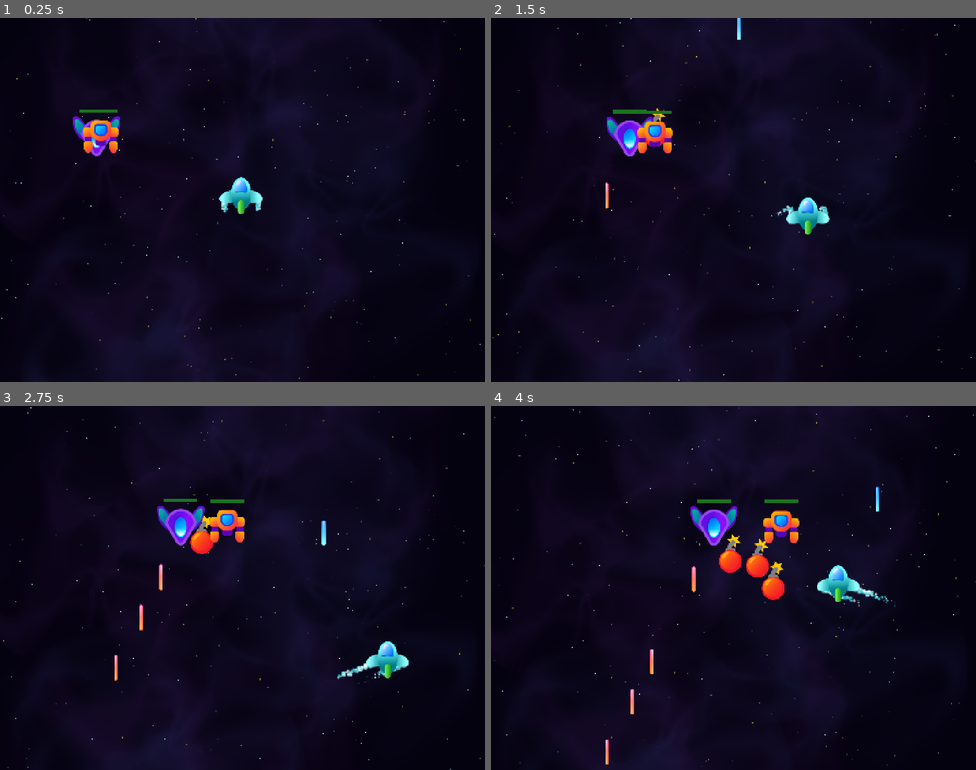
Above: before the commit, frames 1-4 (two rows, left to right).
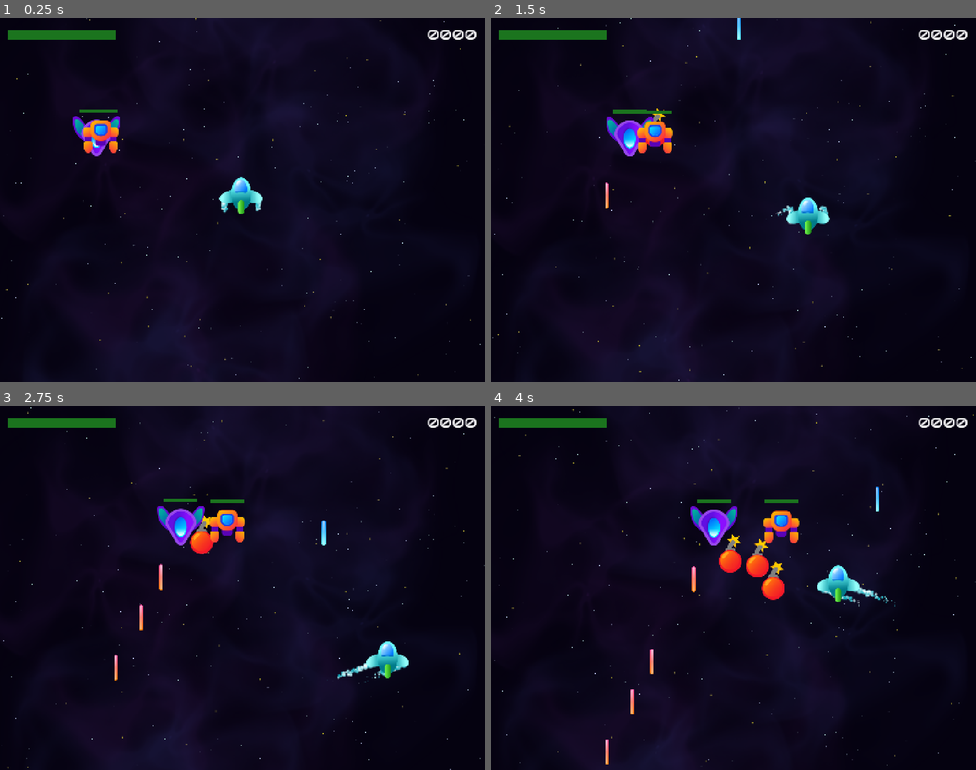
Above: after the commit, the same moments.

Repository: DaveM7788/space-ace-46
Game: Godot game, scene res://Scenes/Level/level.tscn
Two runs of this game, one before a commit and one after it. Both use one fixed random seed, a clock stepped at 60 frames per second and the inputs below. Sound files missing from this copy of the repository are replaced by a short silence.
Inputs:
- Up to frame 1 (0.25 s): no input
- Up to frame 2 (1.5 s): hold D (right) 0.53-1.28 s; tap Space (shoot) at 0.6 s; hold S (down) from 1.28 s (still down); tap T (test) at 1.35 s
- Up to frame 3 (2.75 s): release S (down) at 2.03 s; hold D (right) from 2.03 s (still down); tap Space (shoot) at 2.1 s
- Up to frame 4 (4 s): release D (right) at 2.78 s; hold W (up) 2.78-3.53 s; tap T (test) at 2.85 s; hold A (left) from 3.53 s (still down); tap Space (shoot) at 3.6 s

The runs differ from the first frame. In frame 1, 0.8% of the frame differs, in the area x 1-99%, y 3-6%; in frame 2, 0.8%; in frame 3, 0.8%; in frame 4, 0.8%.

Commit message:
Game UI
Health bar. Also player can take damage

Diff:
--- a/Globals/SignalHub.gd
+++ b/Globals/SignalHub.gd
@@ -2,6 +2,11 @@
 
 
 signal spawn_pool_object(position: Vector2, scene: PackedScene)
+signal player_take_damage(damage: int)
 
 func emit_spawn_pool_object(position: Vector2, scene: PackedScene) -> void:
 	spawn_pool_object.emit(position, scene)
+
+
+func emit_player_take_damage(damage: int) -> void:
+	player_take_damage.emit(damage)
--- /dev/null
+++ b/Scenes/GameUI/game_ui.gd
@@ -0,0 +1,17 @@
+class_name GameUI extends Control
+
+@onready var health_bar: HealthBar = $MarginContainer/HealthBar
+@onready var music: AudioStreamPlayer = $Music
+
+# Called when the node enters the scene tree for the first time.
+func _ready() -> void:
+	SignalHub.player_take_damage.connect(on_player_take_damage)
+
+
+func on_player_take_damage(damage: int) -> void:
+	health_bar.take_damage(damage)
+
+
+func _on_health_bar_died() -> void:
+	music.stop()
+	get_tree().paused = true
--- /dev/null
+++ b/Scenes/GameUI/game_ui.tscn
@@ -0,0 +1,49 @@
+[gd_scene format=3 uid="uid://b7qp5xd8thwo3"]
+
+[ext_resource type="Script" uid="uid://o30uqnnpqr8v" path="res://Scenes/GameUI/game_ui.gd" id="1_0u7gi"]
+[ext_resource type="PackedScene" uid="uid://eb7wsp80v2a8" path="res://Components/HealthBar/health_bar.tscn" id="1_mjubw"]
+[ext_resource type="FontFile" uid="uid://eg68dy4kf67y" path="res://Assets/Fonts/Audiowide-Regular.ttf" id="2_smc31"]
+[ext_resource type="AudioStream" uid="uid://cpi5wye5hikvn" path="res://Assets/Sounds/830558__universfield__dark-80s-sci-fi-atmosphere.mp3" id="3_smc31"]
+
+[sub_resource type="LabelSettings" id="LabelSettings_0u7gi"]
+font = ExtResource("2_smc31")
+font_size = 40
+
+[node name="GameUI" type="Control" unique_id=1429208091]
+process_mode = 3
+layout_mode = 3
+anchors_preset = 15
+anchor_right = 1.0
+anchor_bottom = 1.0
+grow_horizontal = 2
+grow_vertical = 2
+script = ExtResource("1_0u7gi")
+
+[node name="MarginContainer" type="MarginContainer" parent="." unique_id=41990915]
+layout_mode = 1
+anchors_preset = 10
+anchor_right = 1.0
+grow_horizontal = 2
+theme_override_constants/margin_left = 24
+theme_override_constants/margin_top = 24
+theme_override_constants/margin_right = 24
+
+[node name="HealthBar" parent="MarginContainer" unique_id=1403744379 instance=ExtResource("1_mjubw")]
+custom_minimum_size = Vector2(320, 32)
+layout_mode = 2
+size_flags_horizontal = 0
+size_flags_vertical = 4
+
+[node name="ScoreLabel" type="Label" parent="MarginContainer" unique_id=2105439251]
+layout_mode = 2
+size_flags_horizontal = 8
+text = "0000"
+label_settings = SubResource("LabelSettings_0u7gi")
+
+[node name="Music" type="AudioStreamPlayer" parent="." unique_id=1270833771]
+stream = ExtResource("3_smc31")
+volume_db = -10.0
+autoplay = true
+parameters/looping = true
+
+[connection signal="died" from="MarginContainer/HealthBar" to="." method="_on_health_bar_died"]
--- a/Scenes/Level/level.tscn
+++ b/Scenes/Level/level.tscn
@@ -10,6 +10,7 @@
 [ext_resource type="PackedScene" uid="uid://bnv6ltn0gj4lo" path="res://Components/Movement/homing_mover.tscn" id="8_43gce"]
 [ext_resource type="PackedScene" uid="uid://dc2xge02f5hxu" path="res://Scenes/Enemies/enemy_v.tscn" id="9_6rsi7"]
 [ext_resource type="PackedScene" uid="uid://diu82htotfosv" path="res://Scenes/Enemies/enemy_robot.tscn" id="10_unl86"]
+[ext_resource type="PackedScene" uid="uid://b7qp5xd8thwo3" path="res://Scenes/GameUI/game_ui.tscn" id="11_unl86"]
 
 [sub_resource type="Curve2D" id="Curve2D_362x8"]
 _data = {
@@ -56,3 +57,5 @@
 [node name="EnemyRobot" parent="Path2D" unique_id=721471944 instance=ExtResource("10_unl86")]
 position = Vector2(262, 351)
 speed = 150.0
+
+[node name="GameUI" parent="." unique_id=1429208091 instance=ExtResource("11_unl86")]
--- /dev/null
+++ b/Scenes/Player/player.gd
@@ -0,0 +1,5 @@
+class_name Player extends Node2D
+
+
+func _on_hit_box_hit(damage: int) -> void:
+	SignalHub.emit_player_take_damage(damage)
--- a/Scenes/Player/player.tscn
+++ b/Scenes/Player/player.tscn
@@ -1,5 +1,6 @@
 [gd_scene format=3 uid="uid://datl8gs6gwbx2"]
 
+[ext_resource type="Script" uid="uid://bkafrb8n6tp8g" path="res://Scenes/Player/player.gd" id="1_0u5uq"]
 [ext_resource type="Texture2D" uid="uid://cxlv6aslmlsmf" path="res://Assets/Images/player.png" id="1_uvnfx"]
 [ext_resource type="PackedScene" uid="uid://cecblpkfgfrtp" path="res://Scenes/PlayerThrust/player_thrust.tscn" id="1_xpcdj"]
 [ext_resource type="PackedScene" uid="uid://bv8ecv5qg8kpq" path="res://Components/Movement/player_movement.tscn" id="2_a3d8c"]
@@ -11,6 +12,7 @@
 radius = 52.51
 
 [node name="Player" type="Node2D" unique_id=1934808753 groups=["player"]]
+script = ExtResource("1_0u5uq")
 
 [node name="PlayerThrust" parent="." unique_id=925515944 instance=ExtResource("1_xpcdj")]
 position = Vector2(50, 12)
@@ -29,4 +31,7 @@
 
 [node name="HitBox" parent="." unique_id=389845805 instance=ExtResource("6_dd0ac")]
 collision_mask = 6
+damage_dealt = 0
 collision_shape = SubResource("CircleShape2D_dd0ac")
+
+[connection signal="hit" from="HitBox" to="." method="_on_hit_box_hit"]
Not shown, added: Scenes/GameUI/game_ui.gd.uid
Not shown, added: Scenes/Player/player.gd.uid
